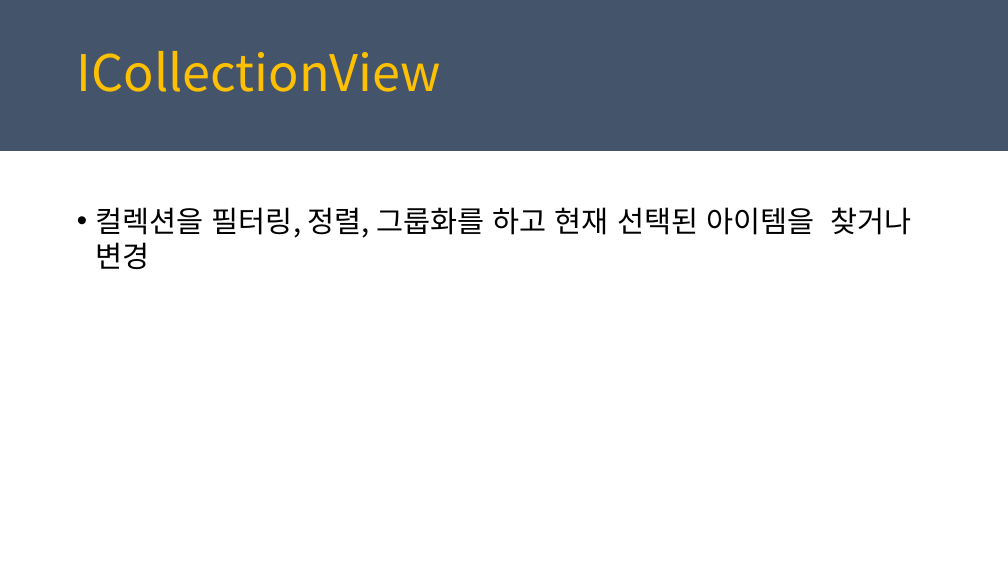
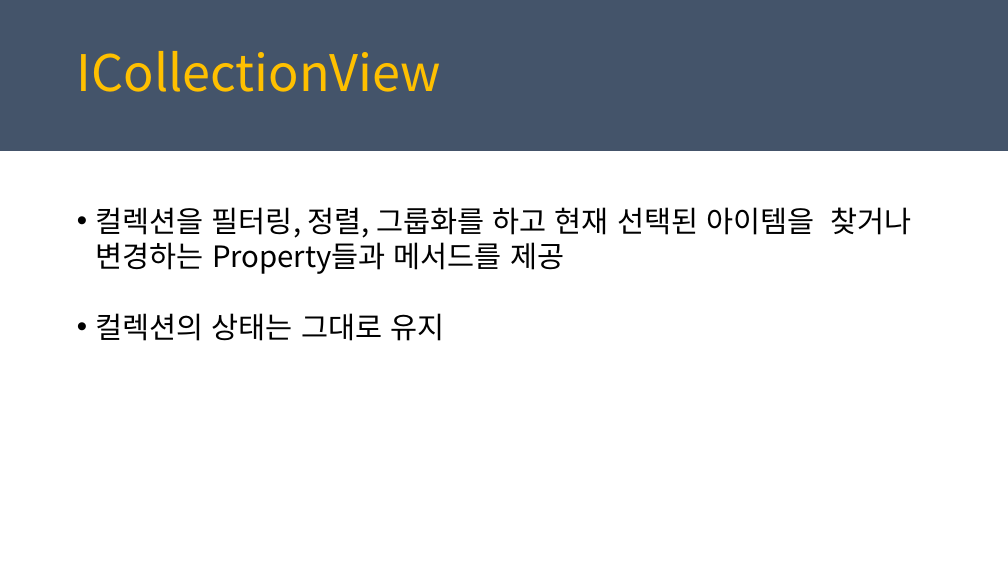
Before and after one commit to juniair/Summary-PPT, a slide deck: slide 15 of PRISM_최종.pptx. Drawn at 1008x567 pixels with LibreOffice and Linux fonts; fonts in the diff are those of the drawing. Boxes give left, top, right and bottom in pixels: in the first picture for what was removed or moved away, otherwise in the second. Text is boxed around its words. In the diff, an @@ line names an element or a change of style, - is before the commit and + after.

```diff
--- a/PRISM_최종.pptx
+++ b/PRISM_최종.pptx
@@ text at (x1=96, y1=207, x2=912, y2=341): text changed @@
-• 컬렉션을 필터링, 정렬, 그룹화를 하고 현재 선택된 아이템을 찾거나 변경
+• 컬렉션을 필터링, 정렬, 그룹화를 하고 현재 선택된 아이템을 찾거나 변경하는 Property들과 메서드를 제공
+• 컬렉션의 상태는 그대로 유지
```
Also in this commit, not shown: 4 other slides changed, 1 slide removed.
